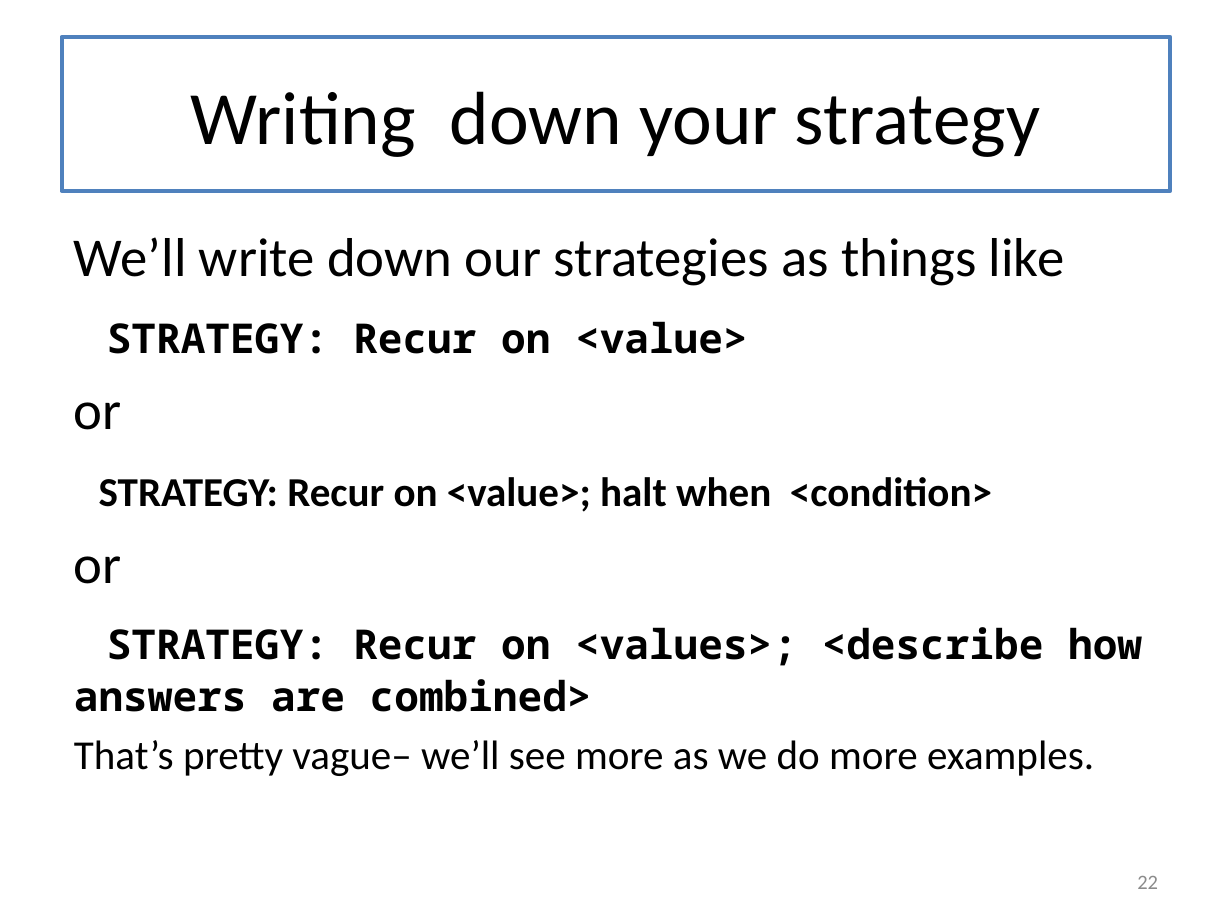
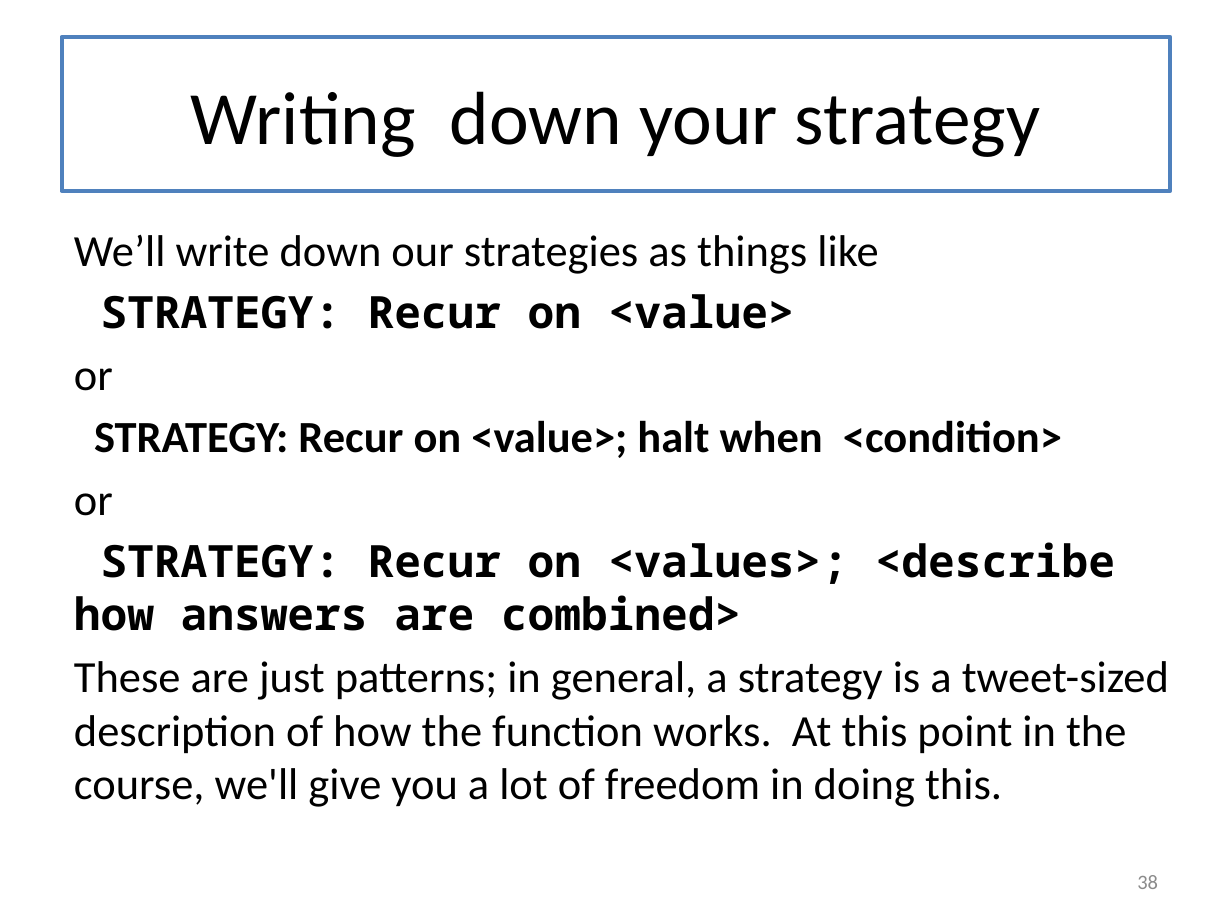
Before and after one commit to mwand/cs5010f16, a slide deck: slide 38 of Slides/Lesson 8.1 Introducing General Recursion.pptx (slide 22 before the commit). Drawn at 1232x924 pixels with LibreOffice and Linux fonts; fonts in the diff are those of the drawing. Boxes give left, top, right and bottom in pixels: in the first picture for what was removed or moved away, otherwise in the second. Text is boxed around its words. In the diff, an @@ line names an element or a change of style, - is before the commit and + after.

```diff
--- a/Slides/Lesson 8.1 Introducing General Recursion.pptx
+++ b/Slides/Lesson 8.1 Introducing General Recursion.pptx
@@ text at box(74, 234, 1115, 631): size 32 to 26 pt in "We’ll write down our strategies as things ...", "or", "or"; size 24 to 26 pt in "STRATEGY: Recur on <value>", "STRATEGY: Recur on <value>; halt when <condition>", "STRATEGY: Recur on <values>; <describe how answers ..."; less space between paragraphs @@
@@ text at box(74, 661, 1169, 807): text changed; size 24 to 26 pt @@
-That’s pretty vague– we’ll see more as we do more examples.
+These are just patterns; in general, a strategy is a tweet-sized description of how the function works. At this point in the course, we'll give you a lot of freedom in doing this.
@@ page number at box(1137, 875, 1158, 889): text changed @@
-22
+38
```
Also in this commit, not shown: 25 other slides changed, 5 slides added, 5 other files.
